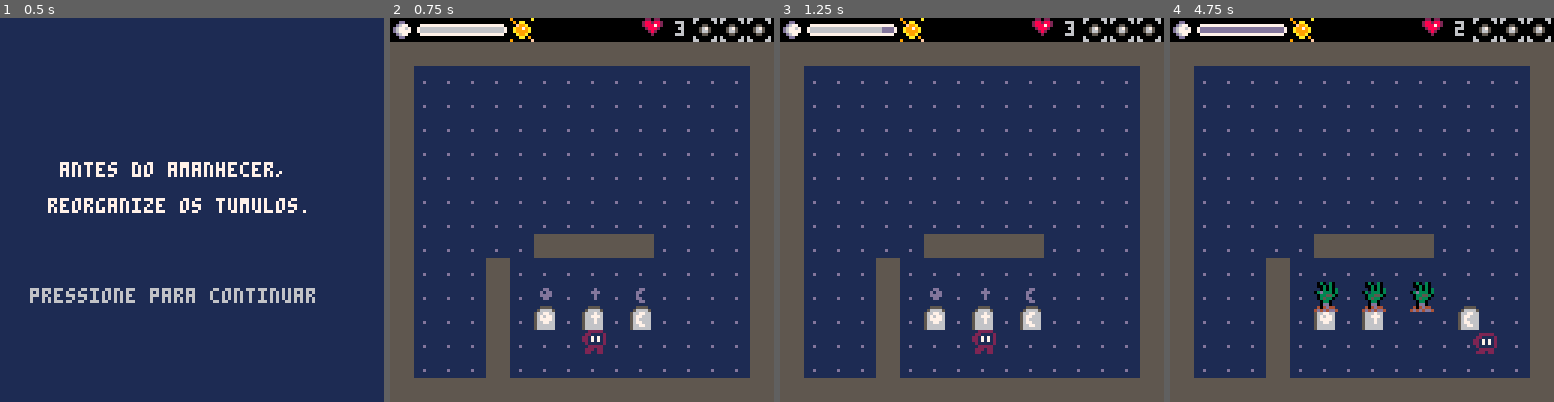
Above: before the commit, frames 1-4 (left to right).
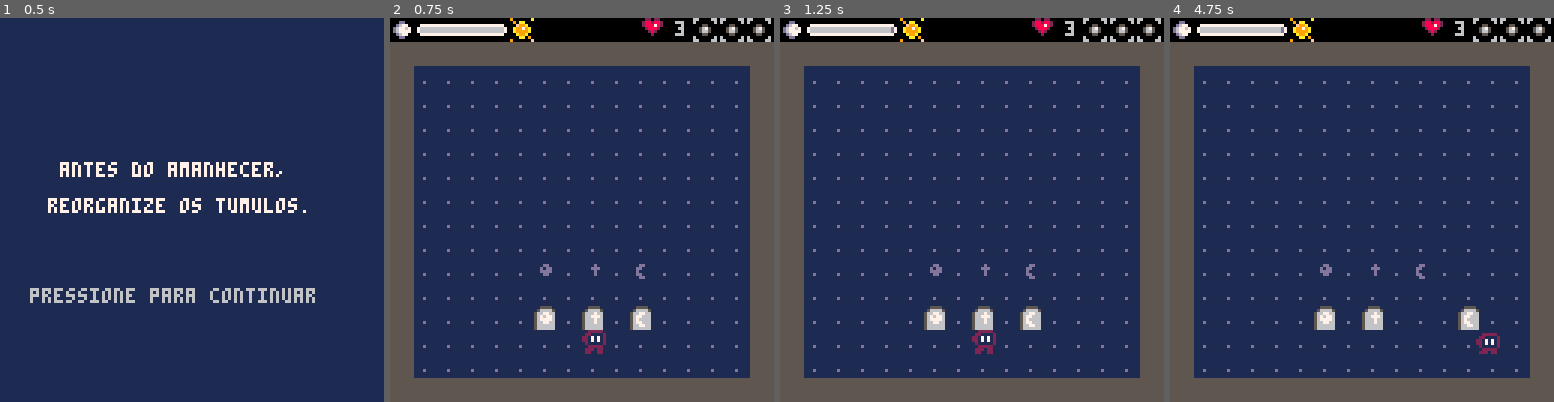
Above: after the commit, the same moments.

Repository: jeffersonrpn/turno-da-meia-noite
Game: PICO-8 cartridge midnightshift.p8
The game is run twice, just before and just after one commit, with the same random seed, the same clock (stepped at 60 frames per second) and the same inputs.
Inputs:
- Up to frame 1 (0.5 s): tap X (X key) at 0.33 s
- Up to frame 2 (0.75 s): tap O (Z key) at 0.7 s
- Up to frame 3 (1.25 s): tap X (X key) at 1.07 s
- Up to frame 4 (4.75 s): hold Right 1.6-2.1 s; tap O (Z key) every 0.4 s from 1.7 to 4.5 s; tap X (X key) at 1.85, 2.97, 4.08 s; hold Up 2.15-2.42 s; hold Right 2.47-3.03 s; hold Left 3.08-3.58 s; hold Down 3.63-3.97 s; hold Right 4.02-4.68 s; hold Up from 4.73 s (still down)

Frame 1 is identical in both runs. In frame 2, 4.2% of the frame differs, in the area x 25-69%, y 56-94%; in frame 3, 4.2%; in frame 4, 5.7%, in the area x 7-86%, y 2-94%.

Commit message:
Cria fantasmas

Diff:
--- a/midnightshift.p8
+++ b/midnightshift.p8
@@ -6,11 +6,10 @@
   t = 0
   p_ani = {16,17}
   goals_ani = {35,36,37,38,39}
+  ghost_ani = {32,33}
 
   dirx={-1,1,0,0}
   diry={0,0,-1,1}
-
-  tombs = {}
 
   menu_init()
 end
@@ -19,7 +18,8 @@
   t += 1
   if _drw == draw_game then
     level_timer -= 1
-
+    update_ghosts()
+    update_freeze()
 		  if level_timer <= 0 then
       level_timer = 0
 		    on_time_over()
@@ -42,10 +42,15 @@
  p_sox = 0
  p_soy = 0
  p_flip = false
+	p_frozen = false
 
  p_mov = nil
 
- tombs = {} -- limpar
+ tombs = {}
+ ghosts = {}
+ ghost_spawn_timer = 0
+	ghost_spawn_interval = 240
+	freeze_timer = 0
 
   -- tempo
  level_time = levels[current_level].time * 60 -- converte segundos em frames
@@ -58,7 +63,8 @@
   {
     map_x = 0,
     map_y = 0,
-    time = 2,
+    time = 60,
+    ghosts = 2,
     tombs = {
       {6, 12, 18, 5},
       {8, 12, 19, 6},
@@ -69,6 +75,7 @@
     map_x = 16,
     map_y = 0,
     time = 35,
+    ghosts = 3,
     tombs = {
       {6, 10, 18, 5},
       {8, 10, 19, 6},
@@ -90,12 +97,14 @@
 end
 
 function update_game()
-  for i=0,3 do
-    if btnp(i) then
-      move_player(dirx[i+1], diry[i+1])
-      return
-    end
-  end
+  if not p_frozen then
+		  for i=0,3 do
+		    if btnp(i) then
+		      move_player(dirx[i+1], diry[i+1])
+		      return
+		    end
+		  end
+		end
 end
 
 function update_pturn()
@@ -116,6 +125,39 @@
 
 end
 
+function update_ghosts()
+  ghost_spawn_timer += 1
+  if ghost_spawn_timer > ghost_spawn_interval then
+    ghost_spawn_timer = 0
+    spawn_ghost()
+  end
+
+  for g in all(ghosts) do
+    g.x += g.dx
+    g.y += g.dy
+
+    -- remove se saiu da tela
+    if g.x < -8 or g.x > 128 or g.y < -8 or g.y > 128 then
+      del(ghosts, g)
+    end
+
+    -- colisao com jogador
+    if abs(g.x - p_x * 8) < 6 and abs(g.y - p_y * 8) < 6 then
+      freeze_player()
+      del(ghosts, g)
+    end
+  end
+end
+
+function update_freeze()
+  if p_frozen then
+    freeze_timer -= 1
+    if freeze_timer <= 0 then
+      p_frozen = false
+    end
+  end
+end
+
 function mov_walk()
   p_ox = p_sox * (1-p_t)
   p_oy = p_soy * (1-p_t)
@@ -150,6 +192,10 @@
   end
   -- jogador
   draw_spr(get_frame(p_ani, 8, 0), p_x * 8 + p_ox, p_y * 8 + p_oy, p_flip)
+  -- fantasmas
+  for g in all(ghosts) do
+    draw_spr(get_frame(ghost_ani, 8, 0), g.x, g.y)
+  end
   -- hud
   draw_hud()
 end
@@ -275,6 +321,51 @@
   _upd  = update_pturn
   p_mov = mov_walk
 end
+
+function spawn_ghost()
+  local lvl = levels[current_level]
+  if #ghosts >= lvl.ghosts then
+    return
+  end
+
+  local dir = rnd(4)
+  local x, y, dx, dy
+
+  -- esquerda -> direita
+  if dir == 0 then
+    x = 2
+    y = flr(rnd(13) + 3)
+    dx, dy = 1, 0
+  -- direita -> esquerda
+  elseif dir == -1 then
+    x = 16
+    y = flr(rnd(13) + 3)
+    dx, dy = -1, 0
+  -- cima -> baixo
+  elseif dir == 2 then
+    x = flr(rnd(14) + 2)
+    y = 3
+    dx, dy = 0, 1
+  -- baixo -> cima
+  else
+    x = flr(rnd(13) + 2)
+    y = 15
+    dx, dy = 0, -1
+  end
+
+  add(ghosts, {
+    x = x * 8,
+    y = y * 8,
+    dx = dx,
+    dy = dy
+  })
+end
+
+function freeze_player()
+  p_frozen = true
+  freeze_timer = 60 -- 1 segundo
+end
+
 
 -->8
 -- menu
@@ -583,10 +674,10 @@
 0201010101010101010101010101010202010101010101010101010101010102000000000000000000000000000000000000000000000000000000000000000000000000000000000000000000000000000000000000000000000000000000000000000000000000000000000000000000000000000000000000000000000000
 0201010101010101010101010101010202010101150101010101010116010102000000000000000000000000000000000000000000000000000000000000000000000000000000000000000000000000000000000000000000000000000000000000000000000000000000000000000000000000000000000000000000000000
 0201010101010101010101010101010202010101010101010101010101010102000000000000000000000000000000000000000000000000000000000000000000000000000000000000000000000000000000000000000000000000000000000000000000000000000000000000000000000000000000000000000000000000
-0201010101010202020202010101010202010101010101010101010101010102000000000000000000000000000000000000000000000000000000000000000000000000000000000000000000000000000000000000000000000000000000000000000000000000000000000000000000000000000000000000000000000000
-0201010102010101010101010101010202010101010101010101170101010102000000000000000000000000000000000000000000000000000000000000000000000000000000000000000000000000000000000000000000000000000000000000000000000000000000000000000000000000000000000000000000000000
-0201010102011501160117010101010202010101010101010101010101010102000000000000000000000000000000000000000000000000000000000000000000000000000000000000000000000000000000000000000000000000000000000000000000000000000000000000000000000000000000000000000000000000
-0201010102010101010101010101010202010101010101010101010101010102000000000000000000000000000000000000000000000000000000000000000000000000000000000000000000000000000000000000000000000000000000000000000000000000000000000000000000000000000000000000000000000000
-0201010102010101010101010101010202010101010101010101010101010102000000000000000000000000000000000000000000000000000000000000000000000000000000000000000000000000000000000000000000000000000000000000000000000000000000000000000000000000000000000000000000000000
-0201010102010101010101010101010202010101010101010101010101010102000000000000000000000000000000000000000000000000000000000000000000000000000000000000000000000000000000000000000000000000000000000000000000000000000000000000000000000000000000000000000000000000
+0201010101010101010101010101010202010101010101010101010101010102000000000000000000000000000000000000000000000000000000000000000000000000000000000000000000000000000000000000000000000000000000000000000000000000000000000000000000000000000000000000000000000000
+0201010101011501160117010101010202010101010101010101170101010102000000000000000000000000000000000000000000000000000000000000000000000000000000000000000000000000000000000000000000000000000000000000000000000000000000000000000000000000000000000000000000000000
+0201010101010101010101010101010202010101010101010101010101010102000000000000000000000000000000000000000000000000000000000000000000000000000000000000000000000000000000000000000000000000000000000000000000000000000000000000000000000000000000000000000000000000
+0201010101010101010101010101010202010101010101010101010101010102000000000000000000000000000000000000000000000000000000000000000000000000000000000000000000000000000000000000000000000000000000000000000000000000000000000000000000000000000000000000000000000000
+0201010101010101010101010101010202010101010101010101010101010102000000000000000000000000000000000000000000000000000000000000000000000000000000000000000000000000000000000000000000000000000000000000000000000000000000000000000000000000000000000000000000000000
+0201010101010101010101010101010202010101010101010101010101010102000000000000000000000000000000000000000000000000000000000000000000000000000000000000000000000000000000000000000000000000000000000000000000000000000000000000000000000000000000000000000000000000
 0202020202020202020202020202020202020202020202020202020202020202000000000000000000000000000000000000000000000000000000000000000000000000000000000000000000000000000000000000000000000000000000000000000000000000000000000000000000000000000000000000000000000000
